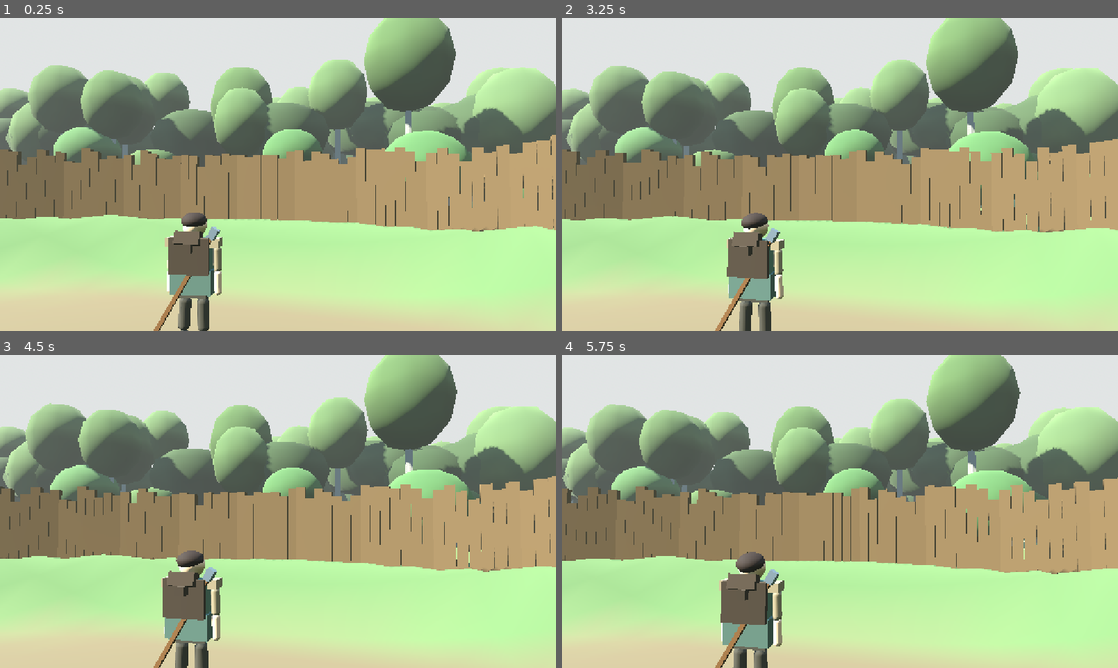
Above: before the commit, frames 1-4 (two rows, left to right).
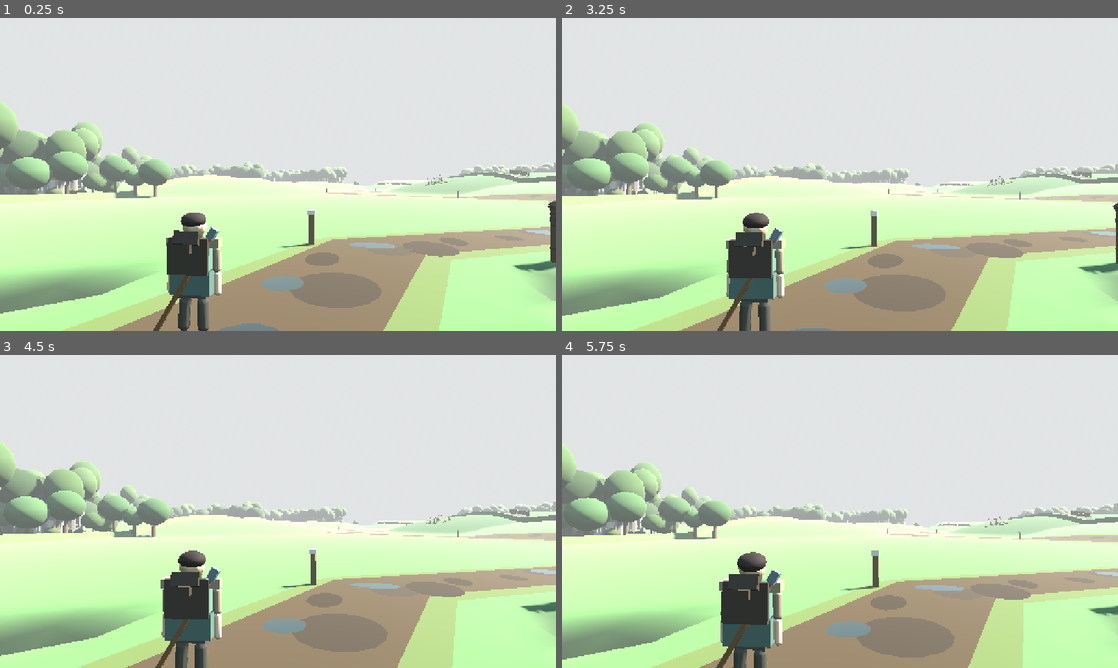
Above: after the commit, the same moments.

Repository: fortins4/devPlayground
Game: Godot game, scene res://scenes/prologue/opening_cattle_drive.tscn
The game is run twice, just before and just after one commit, with the same random seed, the same clock (stepped at 60 frames per second) and the same inputs. This scene is started directly instead of the project's main scene.
Inputs (mouse positions are in pixels of both pictures, inside the frame that each line leads up to):
- Up to frame 1 (0.25 s): no input
- Up to frame 2 (3.25 s): tap Enter at 0.5 s; move the mouse to (867, 174) at 0.52 s; hold Right mouse button (attack_heavy) 0.53-1.28 s; hold W (move_forward) from 0.53 s (still down); click (867, 174) at 0.67 s; tap Space (jump) at 0.77, 1.52, 3.02 s; move the mouse to (812, 174) at 1.27 s; click (812, 174) at 1.35 s; move the mouse to (851, 168) at 2.02 s; hold H (band_toggle) 2.03-2.78 s; move the mouse to (834, 180) at 2.77 s; tap Ctrl (crouch) at 2.85 s; click (834, 180) at 2.92 s
- Up to frame 3 (4.5 s): keep holding W (move_forward); move the mouse to (316, 514) at 3.52 s; hold Q (cycle_weapon) 3.53-4.28 s; tap Space (jump) at 3.77 s; move the mouse to (233, 508) at 4.27 s; tap E (interact) at 4.35 s
- Up to frame 4 (5.75 s): keep holding W (move_forward); tap Space (jump) at 4.52 s; move the mouse to (845, 511) at 5.02 s; hold Shift (sprint) from 5.03 s (still down); click (845, 511) at 5.17 s

The runs differ from the first frame. In frame 1, 73% of the frame differs, in the area x 0-100%, y 0-100%; in frame 2, 73%; in frame 3, 72%; in frame 4, 72%.

Commit message:
Opening intro: Cian daydreams in the ráth gateway looking out over open fields
Spot (6.2, 17.2) on the gateway causeway, facing 185° (just west of south)
over the lane, fields and tree clumps; gaze keys look left along the trees
and up. The goad stays slung on his back through the shot and handover.
Máire's call and the handover timings are unchanged (8.6 s / 11.4 s).

Diff:
--- a/scripts/prologue/opening_daydream_intro.gd
+++ b/scripts/prologue/opening_daydream_intro.gd
@@ -1,9 +1,9 @@
 extends Node
 class_name OpeningDaydreamIntro
-## Opening shot before control (opening cattle drive scene, first load). Cian stands on the grass
-## behind the house, inside the ráth, looking out over the palisade at the north woodland and
-## daydreaming: a slow, calm over-the-shoulder push while he looks along the tree line, takes a
-## slow breath with a small weight shift and tilts his head up to the canopy. Máire calls him from
+## Opening shot before control (opening cattle drive scene, first load). Cian stands in the
+## ráth gateway with the goad slung on his back, looking out over the open fields to the trees
+## and daydreaming: a slow, calm over-the-shoulder push while he looks along the tree line, takes
+## a slow breath with a small weight shift and tilts his head up to the crowns. Máire calls him from
 ## the house door (bark over her + the HUD line, as her other lines); he startles out of it, looks
 ## round and turns to her, the camera eases back to the normal follow cam and control starts on
 ## the existing step 1 (talk to Máire). No new props, lights, sounds or NPCs.
@@ -28,11 +28,11 @@
 @export var mode: Mode = Mode.AUTO
 @export var family_caller_path: NodePath = ^"../FamilyCaller"
 
-## Daydream spot: on the grass behind (north-east of) the house, ~6 m off its wall and ~3 m in
-## from the foot of the ráth bank, facing north over the palisade at the woodland beyond the
-## north field bank (oak / ash crowns stand well clear of the stakes from here).
-const SPOT := Vector3(0.3, 0.0, -7.3)
-const SPOT_YAW_DEG := 6.0
+## Daydream spot: on the causeway in the ráth gateway (between the palisade ends, ~18 m from
+## the house door), facing just west of south out over the lane, the fields and the tree clumps
+## to the south-east / south. Máire stands in plain view across the yard when he turns.
+const SPOT := Vector3(6.2, 0.0, 17.2)
+const SPOT_YAW_DEG := 185.0
 const CALL_LINE := "Cian! There you are, with your head in the trees again. The herd's to be home and penned before dark."
 
 ## Timeline (s from the first frame of the shot).
@@ -48,13 +48,13 @@
 const SHOT_FOV := 50.0
 ## Daydream gaze keys: [t, head yaw deg (+ = his left), head pitch deg (+ = up)].
 const GAZE := [
-	[0.0, 7.0, 4.0],
-	[1.3, 7.0, 4.5],
-	[3.3, -19.0, 6.0],   # slow look right along the tree line
-	[4.5, -19.0, 6.5],
-	[6.2, -5.0, 22.0],   # head tilts up toward the canopy
-	[7.9, -3.0, 24.0],
-	[8.6, -3.0, 22.5],
+	[0.0, -4.0, 3.0],
+	[1.3, -4.0, 3.5],
+	[3.3, 24.0, 5.0],    # slow look left along the tree line
+	[4.5, 24.0, 5.5],
+	[6.2, 14.0, 18.0],   # head tilts up toward the crowns / sky
+	[7.9, 12.0, 20.0],
+	[8.6, 12.0, 18.5],
 ]
 
 var _playing: bool = false
@@ -133,6 +133,7 @@
 	var pivot := _player.get_node_or_null("CameraPivot") as Node3D
 	if pivot:
 		pivot.rotation.x = 0.0
+	_player.call("snap_goad_stowed")  # the goad rides on his back; hands hang free
 	_player.call("begin_cinematic")
 	if _maire:
 		_maire.set("intro_hold", true)
